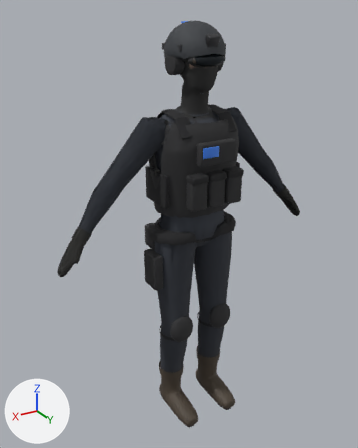
A saved change to the Blender file Assets/Blender/OperatorB.blend.
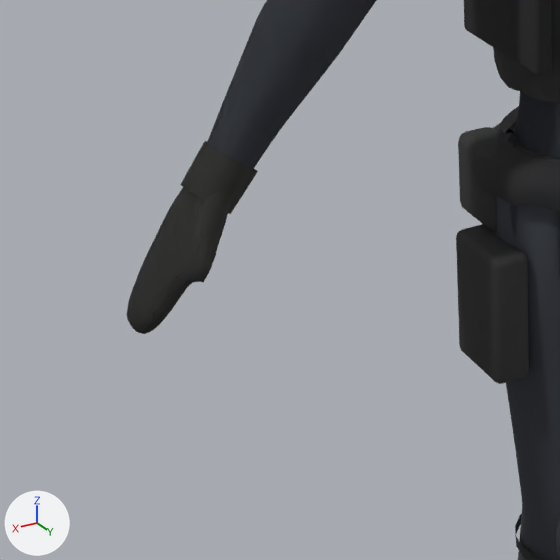
The first picture shows the older version from a 50 mm lens placed at (1.096, 1.709, 1.836), pointed at (0.035, -0.059, 0.952). The close-ups show the older and then the newer version on the part from 7% to 48% of the width and 42% to 75% of the height of that picture. Only the edits that show in the close-ups are written down. Every picture has the same lights, and +X, +Y and +Z are marked at lower left.

In view in the first close-up: 'SM_OperatorB'.
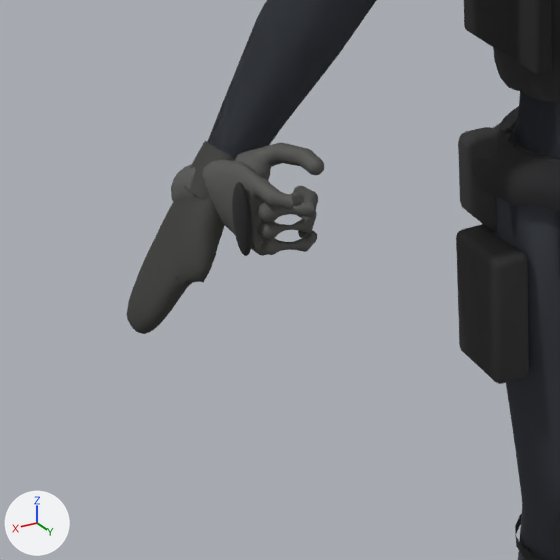
What differs and where, as boxes [x1, y1, x2, y2] in the close-ups (560 x 560 px):
'SM_OperatorBArms', reshaped (not visible before): after [171, 143, 324, 256]
part 1 of me_sphere_019, added: after [232, 182, 253, 256]
part 2 of me_sphere_019, added: after [171, 143, 324, 256]

The change, as a list of edits to the scene's bpy script:
```text
Change me_sphere_019:
    used by ob_sm_operatorbarms; location = (0.0, 0.0, 0.0)
    remove me_sphere_019.from_pydata(...)  # 6390 vertices, 11358 faces; spans x -0.625..0.625, y -0.092..0.094, z 0.85..1.457
    add me_sphere_019.from_pydata(...)  # 10295 vertices, 19237 faces; spans x -0.565..0.558, y -0.092..0.155, z 0.85..1.457
    me_sphere_019 part 1: a new loose piece, a UV sphere (28 segments, 16 rings, poles along y) spanning x 0.519..0.535, y 0.084..0.116, z 0.985..1.065, in mat_m_operatorbarms
    me_sphere_019 part 2: a new loose piece of 2500 vertices spanning x 0.447..0.558, y -0.042..0.155, z 0.977..1.083, in mat_m_operatorbarms
    other edits to the shape of me_sphere_019 do not show in these pictures
```
